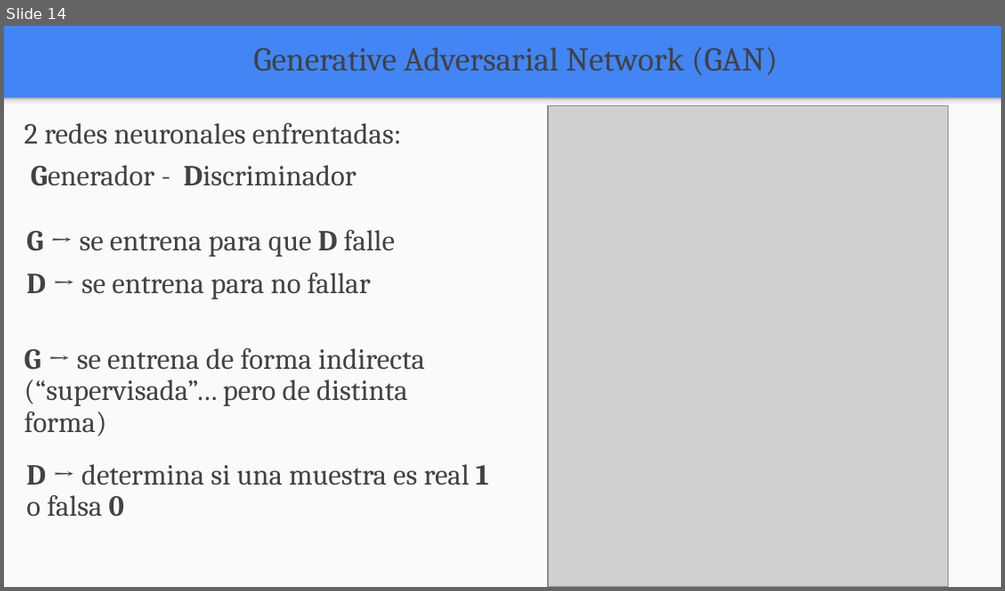
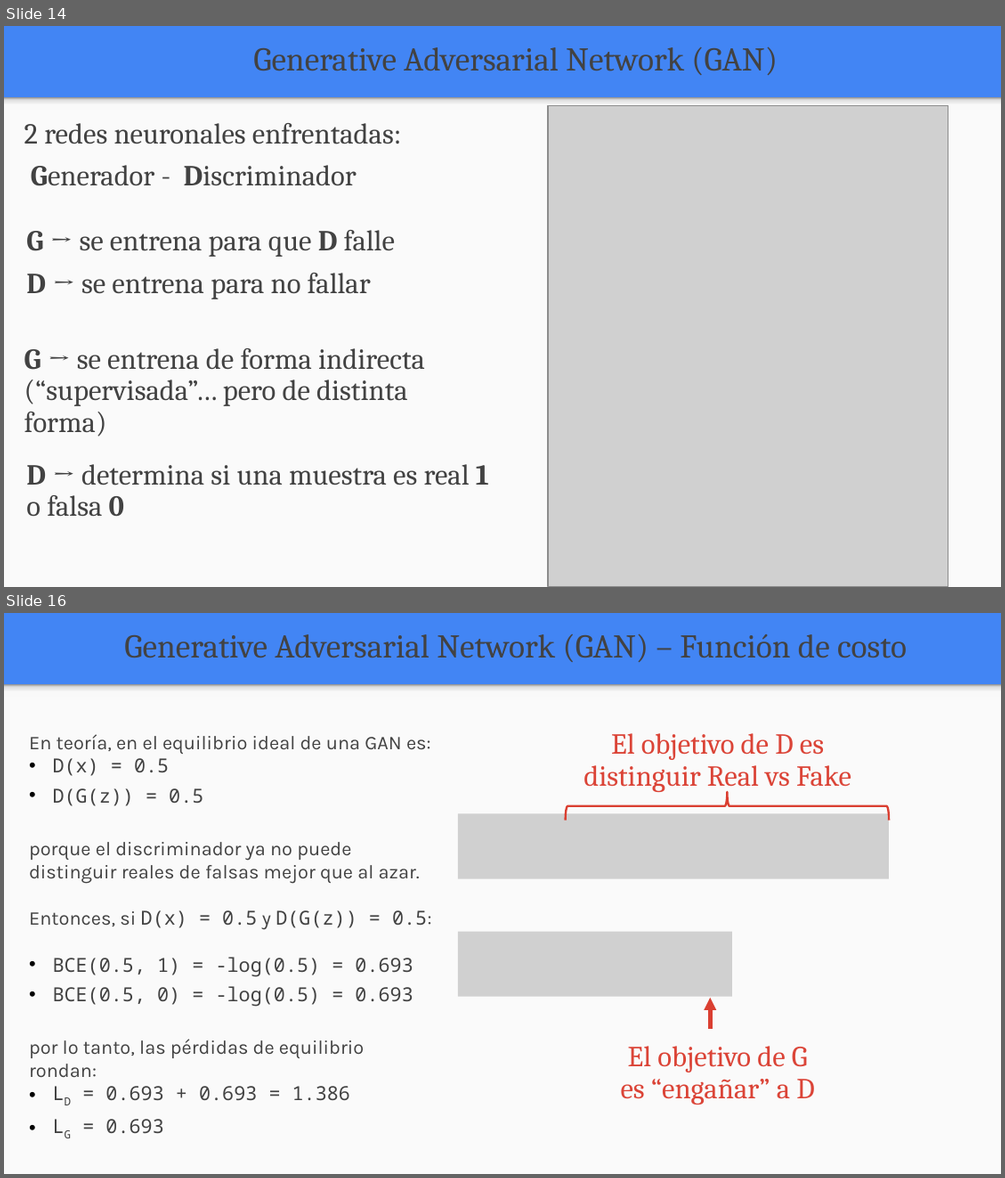
Before and after one commit to FIUBA-Posgrado-Inteligencia-Artificial/aprendizaje_profundo, a slide deck: clase_8/teoria/clase_8.pptx. Shown one above the other, each under a label of ours: slide 14 before the commit, slides 14 and 16 after it; the slides between them are not shown. The pictures are 1005x591 and 1005x1178 pixels, drawn with LibreOffice and Linux fonts; fonts in the diff are those of the drawing; grey boxes stand for pictures. Boxes give left, top, right and bottom in pixels: in the first picture for what was removed or moved away, otherwise in the second. Text is boxed around its words. In the diff, an @@ line names an element or a change of style, - is before the commit and + after.

```diff
--- a/clase_8/teoria/clase_8.pptx
+++ b/clase_8/teoria/clase_8.pptx
@@ slide 16 added at bbox=[4, 613, 1001, 1174], background #4285F4; not listed: 2 template elements that a slide beside it also shows @@
@@ text added at bbox=[124, 633, 906, 662], 24 pt, text #424242 @@
+Generative Adversarial Network (GAN) – Función de costo
@@ text added at bbox=[29, 734, 432, 1133], 14 pt, text #424242 @@
+En teoría, en el equilibrio ideal de una GAN es:
+• D(x) = 0.5
+• D(G(z)) = 0.5
+porque el discriminador ya no puede distinguir reales de falsas mejor que al azar.
+Entonces, si D(x) = 0.5 y D(G(z)) = 0.5:
+• BCE(0.5, 1) = -log(0.5) = 0.693
+• BCE(0.5, 0) = -log(0.5) = 0.693
+por lo tanto, las pérdidas de equilibrio rondan:
+• LD = 0.693 + 0.693 = 1.386
+• LG = 0.693
@@ text added at bbox=[583, 733, 851, 792], 21 pt, text #DB4437 @@
+El objetivo de D es distinguir Real vs Fake
@@ left brace added at bbox=[565, 792, 889, 819], outline #DA3F32 1.5 pt @@
@@ picture added at bbox=[458, 813, 888, 878] @@
@@ picture added at bbox=[458, 931, 732, 996] @@
@@ arrow added from (710, 1029) to (710, 997), #DA3F32 3 pt @@
@@ text added at bbox=[621, 1046, 814, 1104], 21 pt, text #DB4437 @@
+El objetivo de G es “engañar” a D
```
Also in this commit, not shown: 8 slides changed, 9 other slides added, 3 other files.
